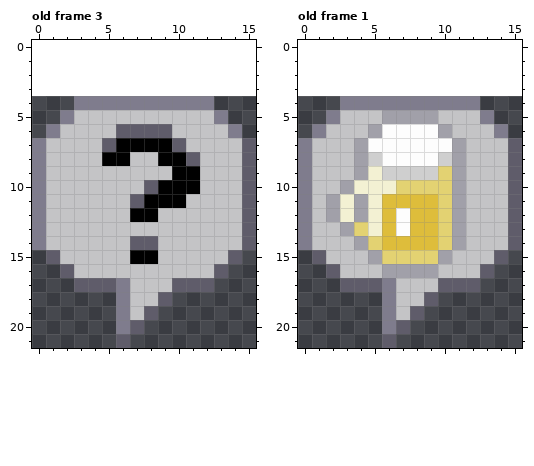
Pixel-art file: art/callout.aseprite. The picture above was drawn from the file before the commit.
16x18 pixels, 3 frames. Shown: old frame 3, old frame 1. The old version is drawn lined up with the new one, on the new canvas.
Once edited:
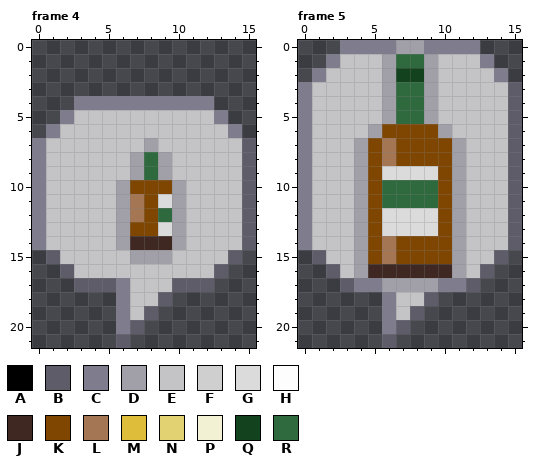
Palette (. is transparent): A #000000  B #5f5c6a  C #7f7c8d  D #a1a0a9  E #c4c4c6  F #cfcfcf  G #dbdbdb  H #fdfdfd  J #3e2821  K #7f4601  L #a47654  M #debd3b  N #e3d272  P #f3f1d3  Q #13431e  R #2f6a3e
A new or re-ordered frame is compared with the old frame closest to it.
From the commit log: Try out bottles in callout bubble
Changes in this commit:
canvas 16x18 -> 16x22, the old top-left corner now at 0,4
frames 3 -> 5
--- frame 4 is new; against old frame 3
@@ x 3..13 @@
  5 EEEEEEEEEEC
- 6 EEEBBBBEEEE
- 7 EEBAAAABEEE
- 8 EEAAEEAABEE
- 9 EEEEEEEAAEE
-10 EEEEEBAAAEE
-11 EEEEBAAAEEE
-12 EEEEAAEEEEE
-13 EEEEEEEEEEE
-14 EEEEBBEEEEE
-15 EEEEAAEEEEE
+ 6 EEEEEEEEEEE
+ 7 EEEEEDEEEEE
+ 8 EEEEDRDEEEE
+ 9 EEEEDRDEEEE
+10 EEEDKKKDEEE
+11 EEEDLKGDEEE
+12 EEEDLKRDEEE
+13 EEEDKKGDEEE
+14 EEEDJJJDEEE
+15 EEEEDDDEEEE
 16 EEEEEEEEEEB
--- frame 5 is new; against old frame 1
@@ x 0..15 @@
- 0 ................
- 1 ................
- 2 ................
- 3 ................
- 4 ...CCCCCCCCCC...
- 5 ..CEEEDDDDEEEC..
- 6 .CEEEDHHHHDEEEC.
- 7 CEEEDHHHHHHDEEEB
- 8 CEEEDFHHHHFDEEEB
- 9 CEEEDPFFFFNDEEEB
-10 CEEDPPPNNNNDEEEB
-11 CEDPDPMMMMNDEEEB
-12 CEDPDPMHMMNDEEEB
-13 CEEDNPMHMMNDEEEB
-14 CEEEDNMMMMNDEEEB
-15 .BEEEDNNNNDEEEB.
-16 ..BEEEDDDDEEEB..
-17 ...BBBCEEEBBB...
+ 0 ...CCCCDDCCCC...
+ 1 ..CEEEDRRDEEEC..
+ 2 .CEEEEDQQDEEEEC.
+ 3 CEEEEEDRRDEEEEEB
+ 4 CEEEEEDRRDEEEEEB
+ 5 CEEEEEDRRDEEEEEB
+ 6 CEEEEDKKKKDEEEEB
+ 7 CEEEDKLKKKKDEEEB
+ 8 CEEEDKLKKKKDEEEB
+ 9 CEEEDKGGGGKDEEEB
+10 CEEEDKRRRRKDEEEB
+11 CEEEDKRRRRKDEEEB
+12 CEEEDKGGGGKDEEEB
+13 CEEEDKGGGGKDEEEB
+14 CEEEDKLKKKKDEEEB
+15 .BEEDKLKKKKDEEB.
+16 ..BEDJJJJJJDEB..
+17 ...BCCDDDDCCB...
 18 ......CEEB......
